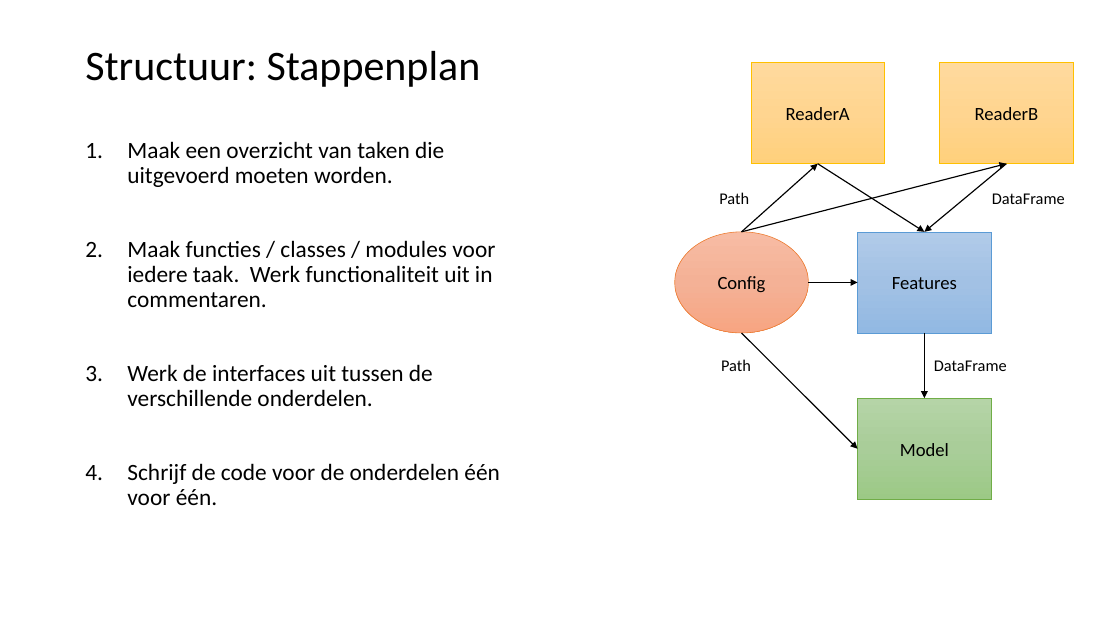
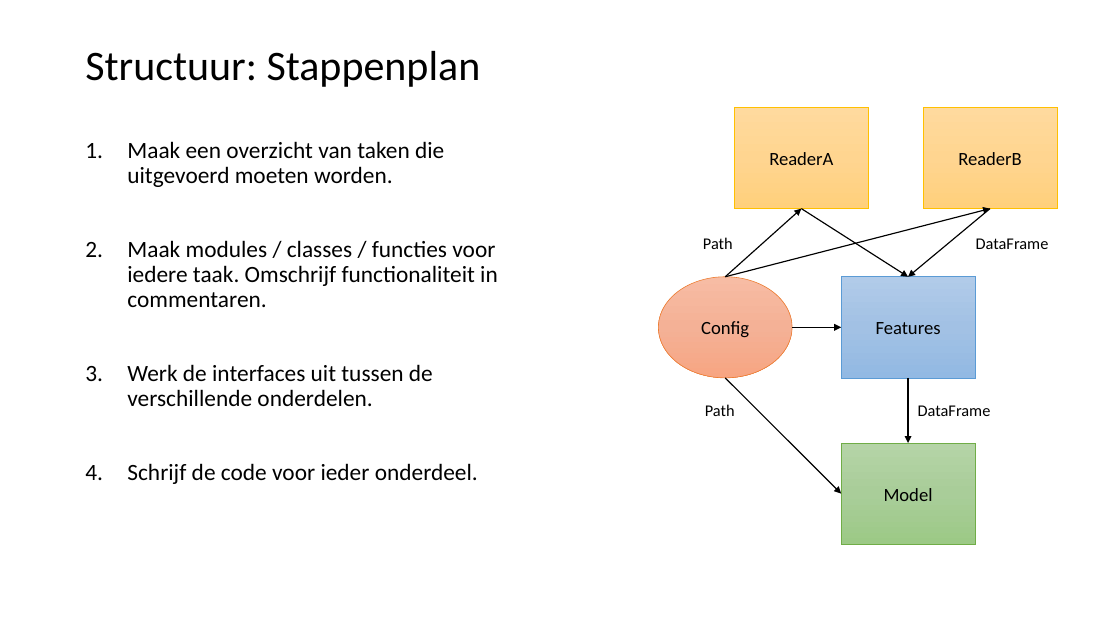
Before and after one commit to LFKoning/knowledge-sharing, a slide deck: slide 15 of python_trainees/2_production_code/python_traineeship_2.pptx (slide 16 before the commit). Drawn at 1120x630 pixels with LibreOffice and Linux fonts; fonts in the diff are those of the drawing. Boxes give left, top, right and bottom in pixels: in the first picture for what was removed or moved away, otherwise in the second. Text is boxed around its words. In the diff, an @@ line names an element or a change of style, - is before the commit and + after.

```diff
--- a/python_trainees/2_production_code/python_traineeship_2.pptx
+++ b/python_trainees/2_production_code/python_traineeship_2.pptx
@@ text at (127, 240, 498, 307): text changed @@
-2. Maak functies / classes / modules voor iedere taak. Werk functionaliteit uit in commentaren.
+2. Maak modules / classes / functies voor iedere taak. Omschrijf functionaliteit in commentaren.
@@ 7 arrows, 4 texts, 4 rectangles, 1 ellipse: place and size @@
-7 arrows, 4 texts, 4 rectangles, 1 ellipse at (675, 62, 1073, 499)
+7 arrows, 4 texts, 4 rectangles, 1 ellipse at (659, 108, 1057, 544)
@@ text at (127, 463, 478, 484): text changed @@
-4. Schrijf de code voor de onderdelen één voor één.
+4. Schrijf de code voor ieder onderdeel.
```
Also in this commit, not shown: 15 other slides changed, 3 slides added, 4 slides removed, 9 other files.
